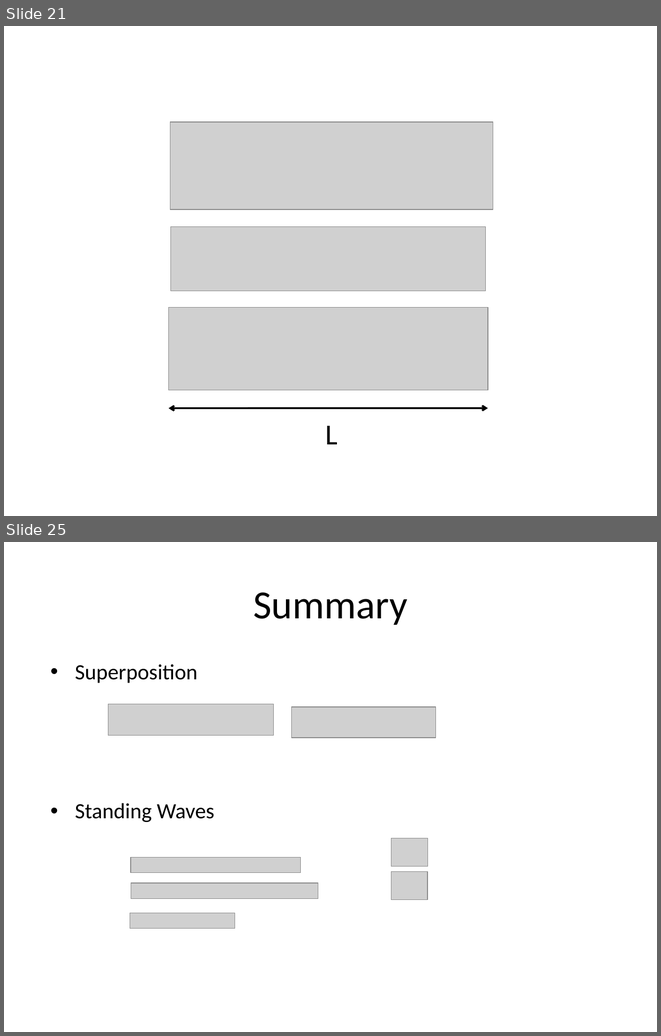
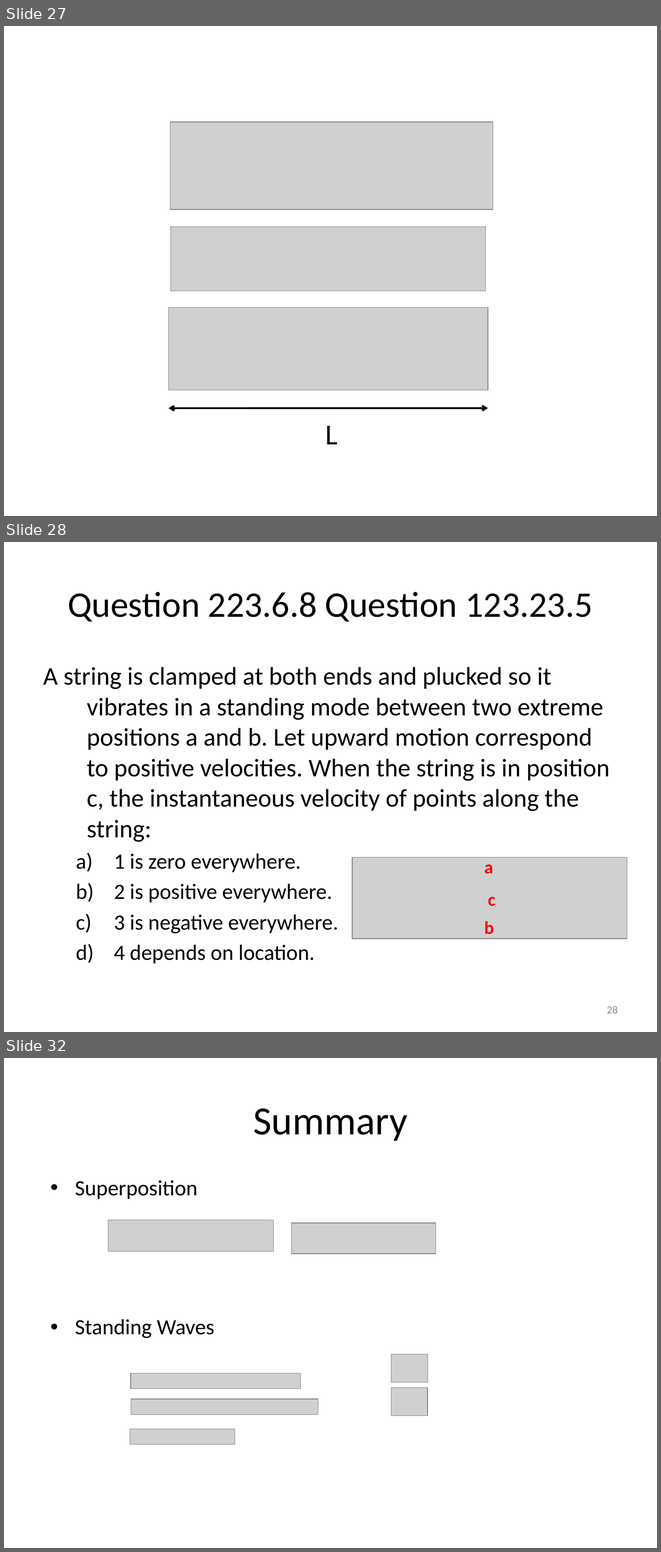
Before and after one commit to rtlines/PH223-Engineering-Physics, a slide deck: Slides/PH223_Lecture_06.pptx. Shown one above the other, each under a label of ours: slides 21 and 25 before the commit, slides 27, 28 and 32 after it; the slides between them are not shown. The pictures are 661x1036 and 661x1552 pixels, drawn with LibreOffice and Linux fonts; fonts in the diff are those of the drawing; grey boxes stand for pictures. Boxes give left, top, right and bottom in pixels: in the first picture for what was removed or moved away, otherwise in the second. Text is boxed around its words. In the diff, an @@ line names an element or a change of style, - is before the commit and + after.

```diff
--- a/Slides/PH223_Lecture_06.pptx
+++ b/Slides/PH223_Lecture_06.pptx
@@ slide 28 added at (4,542,657,1032), background #FFFFFF @@
@@ title added at (68,592,593,622), 39.6 pt, text #000000 @@
+Question 223.6.8 Question 123.23.5
@@ text added at (43,667,610,963), 28 pt, text #000000 @@
+A string is clamped at both ends and plucked so it vibrates in a standing mode between two extreme positions a and b. Let upward motion correspond to positive velocities. When the string is in position c, the instantaneous velocity of points along the string:
+  a) 1 is zero everywhere.
+  b) 2 is positive everywhere.
+  c) 3 is negative everywhere.
+  d) 4 depends on location.
@@ picture added at (352,857,627,939) @@
@@ text added at (484,864,493,874), 20 pt, text #FF0000, bold @@
+a
@@ text added at (488,897,495,906), 20 pt, text #FF0000, bold @@
+c
@@ text added at (484,921,494,938), 20 pt, text #FF0000, bold @@
+b
@@ page number added at (607,1006,618,1013), 12 pt, text #8C8C8C @@
+28
@@ what was slide 21 is now slide 27 @@
@@ what was slide 25 is now slide 32 @@
```
Also in this commit, not shown: 1 slide changed, 13 other slides added, 7 slides removed, 35 other files.
